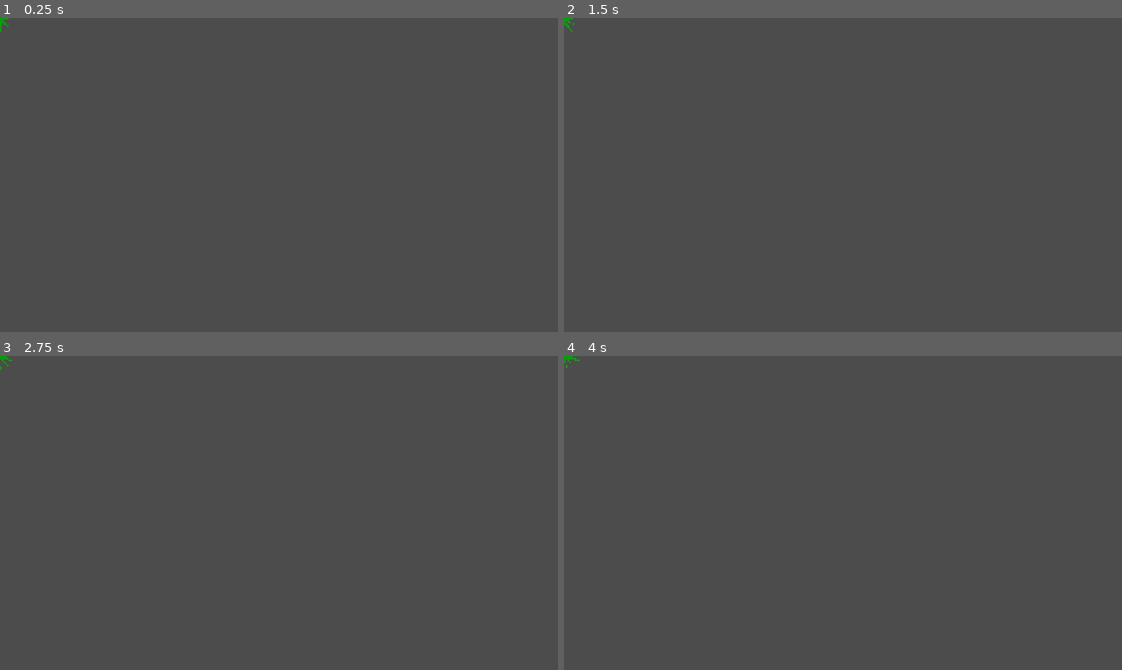
Above: before the commit, frames 1-4 (two rows, left to right).
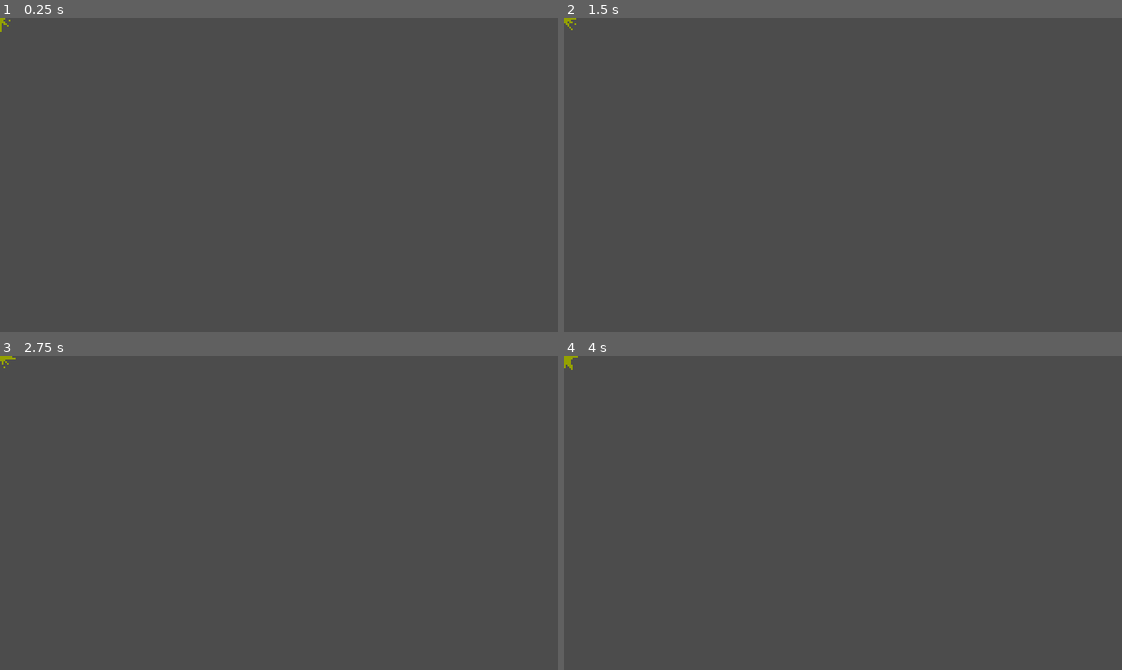
Above: after the commit, the same moments.

Repository: weresharks/krak-jam-2022
Game: Godot game, scene res://GoodMob.tscn
Two runs of this game, one before a commit and one after it. Both use one fixed random seed, a clock stepped at 60 frames per second and the inputs below. This scene is started directly instead of the project's main scene.
Inputs:
- Up to frame 1 (0.25 s): no input
- Up to frame 2 (1.5 s): hold D (nimble_right) 0.53-1.28 s; hold S (nimble_back) from 1.28 s (still down)
- Up to frame 3 (2.75 s): release S (nimble_back) at 2.03 s; hold D (nimble_right) from 2.03 s (still down)
- Up to frame 4 (4 s): tap Enter at 2.75 s; release D (nimble_right) at 2.78 s; hold W (nimble_forward) 2.78-3.53 s; hold A (nimble_left) from 3.53 s (still down)

The runs differ from the first frame. In frame 1, less than 0.1% of the frame differs, in the area x 0-2%, y 0-5%; in frame 2, less than 0.1%; in frame 3, less than 0.1%; in frame 4, less than 0.1%, in the area x 0-3%, y 0-5%.

Commit message:
mob true colors - yay!

Diff:
--- a/game/BadMob.gd
+++ b/game/BadMob.gd
@@ -1,3 +1,14 @@
 extends "res://BaseMob.gd"
 
 var is_bad_mob = true
+
+# Called every frame. 'delta' is the elapsed time since the previous frame.
+func _process(delta):
+	._process(delta)
+	var nimble_dist_2 = position.distance_squared_to(nimble_pos)
+	if nimble_dist_2 < nimble_range_squared:
+		$TrueColors.visible = true
+		$Polygon2D.visible = false
+	else:
+		$TrueColors.visible = false
+		$Polygon2D.visible = true
--- a/game/BadMob.tscn
+++ b/game/BadMob.tscn
@@ -4,5 +4,10 @@
 [ext_resource path="res://BaseMob.tscn" type="PackedScene" id=2]
 
 [node name="BadMob" instance=ExtResource( 2 )]
-modulate = Color( 0.937255, 0.164706, 0, 1 )
 script = ExtResource( 1 )
+
+[node name="TrueColors" type="Polygon2D" parent="." index="0"]
+visible = false
+scale = Vector2( 0.15, 0.15 )
+color = Color( 0.635294, 0.0901961, 0, 1 )
+polygon = PoolVector2Array( 4, -66, 9, -23, 41, -59, 17, -16, 52, -29, 16, -1, 54, 2, 13, 7, 51, 33, 9, 19, 14, 57, -2, 24, -17, 54, -14, 18, -53, 32, -23, 4, -65, -9, -22, -11, -52, -40, -11, -25 )
--- a/game/BaseMob.gd
+++ b/game/BaseMob.gd
@@ -3,6 +3,8 @@
 var is_mob = true
 
 export var tank_detection_range: float = 300
+export var nimble_range: float = 100
+
 export var base_speed: float = 50
 export var speed_variation: float = 10
 
@@ -17,6 +19,10 @@
 
 var tank_detection_range_squared: float
 var tank_pos: Vector2
+
+var nimble_range_squared: float
+var nimble_pos: Vector2
+
 var speed: float
 var velocity: Vector2 = Vector2.ZERO
 var rotation_speed = 0.1 * PI
@@ -32,9 +38,13 @@
 # Called when the node enters the scene tree for the first time.
 func _ready():
 	tank_detection_range_squared = tank_detection_range * tank_detection_range
+	nimble_range_squared = nimble_range * nimble_range
 
-func update_tank_pos(_tank_pos: Vector2):
-	tank_pos = _tank_pos
+func update_tank_pos(_pos: Vector2):
+	tank_pos = _pos
+
+func update_nimble_pos(_pos: Vector2):
+	nimble_pos = _pos
 
 
 # Called every frame. 'delta' is the elapsed time since the previous frame.
--- a/game/GoodMob.gd
+++ b/game/GoodMob.gd
@@ -1,3 +1,14 @@
 extends "res://BaseMob.gd"
 
 var is_good_mob = true
+
+# Called every frame. 'delta' is the elapsed time since the previous frame.
+func _process(delta):
+	._process(delta)
+	var nimble_dist_2 = position.distance_squared_to(nimble_pos)
+	if nimble_dist_2 < nimble_range_squared:
+		$TrueColors.visible = true
+		$Polygon2D.visible = false
+	else:
+		$TrueColors.visible = false
+		$Polygon2D.visible = true
--- a/game/GoodMob.tscn
+++ b/game/GoodMob.tscn
@@ -6,3 +6,9 @@
 [node name="GoodMob" instance=ExtResource( 2 )]
 modulate = Color( 1, 0.996078, 0, 1 )
 script = ExtResource( 1 )
+
+[node name="TrueColors" type="Polygon2D" parent="." index="0"]
+visible = false
+scale = Vector2( 0.15, 0.15 )
+color = Color( 0.584314, 0.635294, 0, 1 )
+polygon = PoolVector2Array( 4, -66, 9, -23, 41, -59, 17, -16, 52, -29, 16, -1, 54, 2, 13, 7, 51, 33, 9, 19, 14, 57, -2, 24, -17, 54, -14, 18, -53, 32, -23, 4, -65, -9, -22, -11, -52, -40, -11, -25 )
--- a/game/Main.gd
+++ b/game/Main.gd
@@ -24,6 +24,7 @@
 export var show_debug = true
 
 var tank_pos: Vector2
+var nimble_pos: Vector2
 var mobs: Array = []
 
 func update_debug_visibility():
@@ -48,6 +49,8 @@
 	$Nimble.update_tank_pos(tank_pos)
 	$Nimble.start(tank_pos + nimble_displacement)
 
+	nimble_pos = $Nimble.position
+
 	update_debug_visibility()
 
 func spawn_mob():
@@ -60,6 +63,8 @@
 	)
 	add_child(mob)
 	mob.update_tank_pos(tank_pos)
+	mob.update_nimble_pos(nimble_pos)
+
 
 func update_debug(distance_vector):
 	$Debug/tank_pos.text = str($Tank.position)
@@ -78,6 +83,7 @@
 			m.queue_free()
 		else:
 			m.update_tank_pos($Tank.position)
+			m.update_nimble_pos($Nimble.position)
 
 	var distance_vector: Vector2 = ($Nimble.position - $Tank.position).abs()
 
